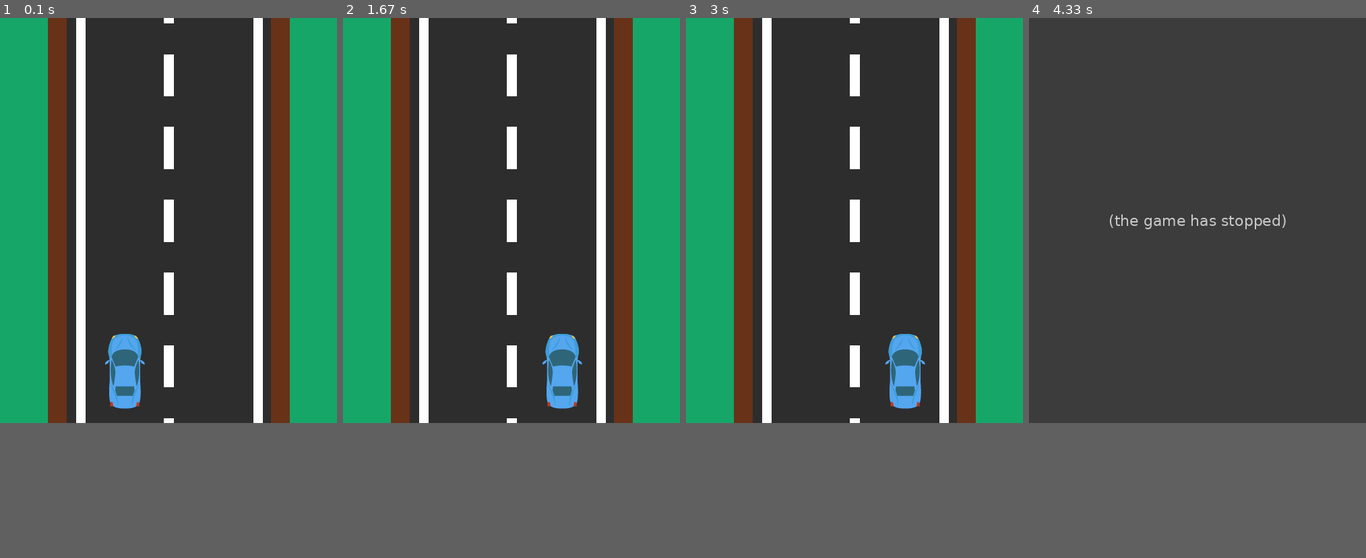
Above: before the commit, frames 1-4 (left to right).
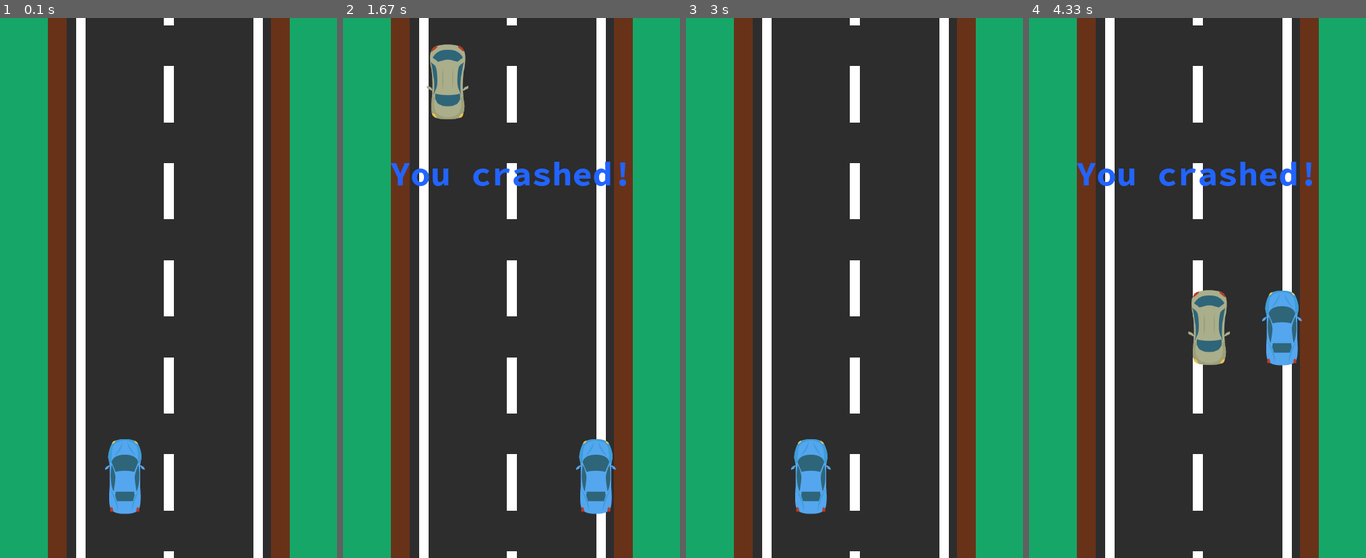
Above: after the commit, the same moments.

Repository: siddhantsar/Road-Racer-PyGame
Game: pygame game, started from road_racer.py
Same seed, same stepped clock (60 frames per second), same inputs: the game is played once before the commit and once after it.
Inputs:
- Up to frame 1 (0.1 s): no input
- Up to frame 2 (1.67 s): hold Right 0.33-0.8 s
- Up to frame 3 (3 s): no input
- Up to frame 4 (4.33 s): hold Up 3-3.37 s; hold Right 3.4-4.03 s
In our replay, the window is 500x600 before the commit and 500x800 after it. These sizes can differ from the game's own. Grey fills any space a smaller window leaves; there, only what the larger window draws over its background counts as a difference.

The runs differ from the first frame. In frame 1, 15% of the frame differs, in the area x 0-100%, y 1-100%; in frame 2, 17%; in frame 3, 15%; in frame 4, 50%, in the area x 0-100%, y 0-100%.
Before the commit the program exited at 3.55 s; later frames show no game.

Commit message:
commit-27-05

Diff:
--- a/road_racer.py
+++ b/road_racer.py
@@ -1,12 +1,41 @@
-import pygame
+import pygame, time, random
 
 pygame.init()
 
 display_width = 500
-display_height = 600
+display_height = 800
+
+blue = (34, 100, 255)
 
 gameDisplay = pygame.display.set_mode((display_width, display_height))
 pygame.display.set_caption("Road Race")
+
+traffic1 = pygame.image.load("traffic-1.png")
+traffic2 = pygame.image.load("traffic-2.png")
+traffic3 = pygame.image.load("traffic-3.png")
+traffic4 = pygame.image.load("traffic-4.png")
+traffic5 = pygame.image.load("traffic-5.png")
+
+def traffic(traffic_x, traffic_y):
+    traffic_list = [traffic1, traffic2, traffic3, traffic4, traffic5]
+    gameDisplay.blit(traffic_list[random.randint(0, 4)], (traffic_x, traffic_y))
+
+def text_objects(text, font):
+    textSurface = font.render(text, True, blue)
+    return textSurface, textSurface.get_rect()
+
+def message_display(text):
+    largeText = pygame.font.Font("font-style.ttf", 50)
+    TextSurf, TextRect = text_objects(text, largeText)
+    TextRect.center = ((display_width/2), (display_height/3.5))
+    gameDisplay.blit(TextSurf, TextRect)
+    pygame.display.update()
+    time.sleep(2)
+
+    game_loop()
+
+def crash():
+    message_display("You crashed!")
 
 def car(x, y):
     gameDisplay.blit(carImg, (x, y))
@@ -30,11 +59,18 @@
     x_change = 0
     y_change = 0
 
+    traffic_width = 60
+    traffic_height = 112
+    traffic_start_x = random.randrange(display_width*0.2, display_width*0.8 - traffic_width)
+    traffic_start_y = -500
+    traffic_speed = 7
+
     while not gameExit:
 
         for event in pygame.event.get():
             if event.type == pygame.QUIT:
-                gameExit = True
+                pygame.quit()
+                quit()
 
             if event.type == pygame.KEYDOWN:
                 if event.key == pygame.K_LEFT:
@@ -54,13 +90,21 @@
         x += x_change
         y += y_change
         gameDisplay.blit(backgroundImg, (0, 0))
+
+        traffic(traffic_start_x, traffic_start_y)
+        traffic_start_y += traffic_speed
+
         car(x, y)
 
         if x > ((display_width*0.8)- carWidth) or x < (display_width*0.20) or y > display_height - carHeight or y < 0:
-            gameExit = True
+            crash()
+
+        if traffic_start_y > display_height:
+            traffic_start_y = 0 - traffic_height
+            traffic_start_x = random.randrange(display_width*0.2, display_width*0.8 - traffic_width)
 
         pygame.display.update()
-        clock.tick(60)
+        clock.tick(120)
 
 game_loop()
 pygame.quit()
Binary file removed: coin.png
Binary file added: font-style.ttf
Binary file added: traffic-1.png
Binary file added: traffic-2.png
Binary file added: traffic-3.png
Binary file added: traffic-4.png
Binary file added: traffic-5.png
